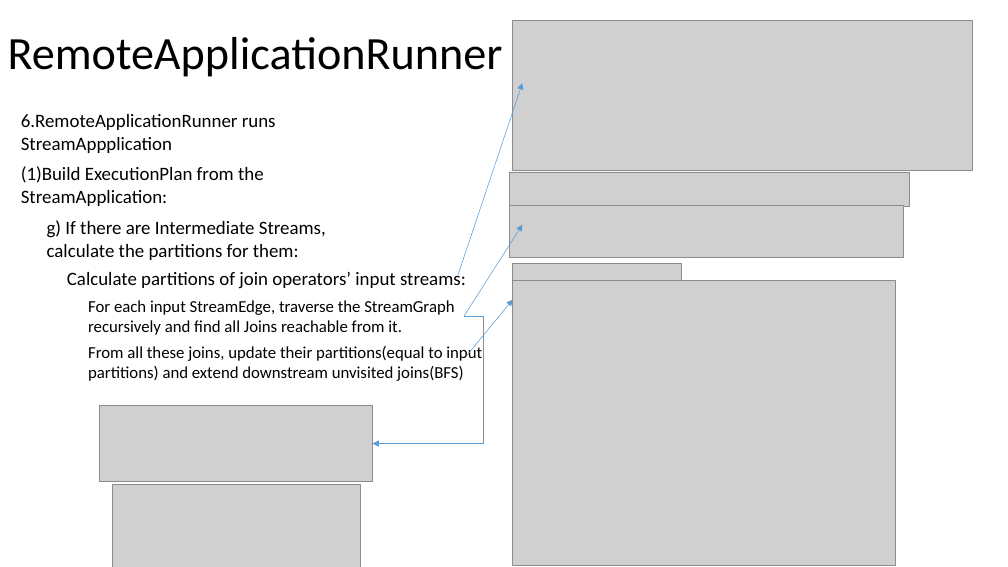
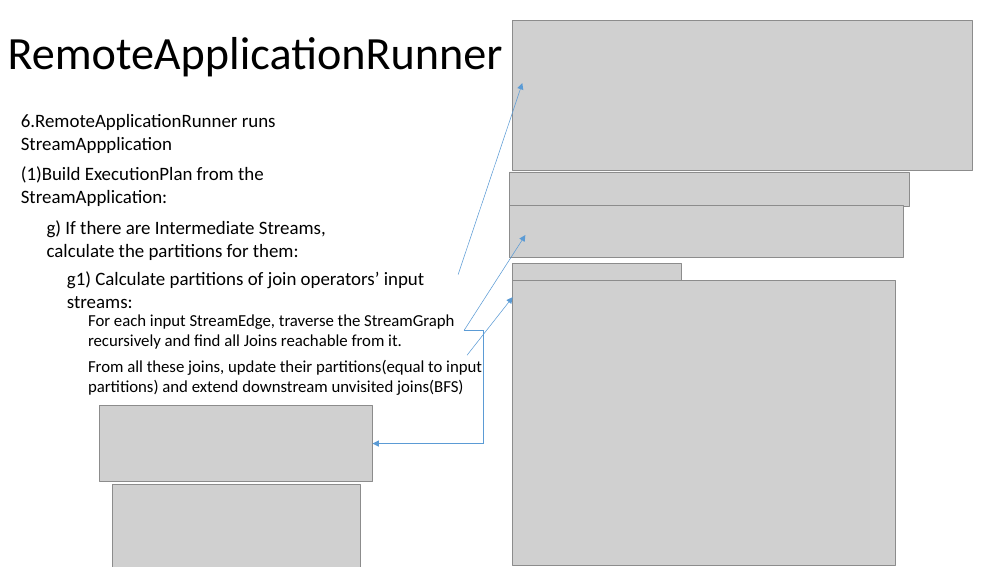
Before and after one commit to Swrrt/Samza-Documents, a slide deck: slide 59 of Documentation/SamzaStructure.pptx (slide 52 before the commit). Drawn at 1008x567 pixels with LibreOffice and Linux fonts; fonts in the diff are those of the drawing; grey boxes stand for pictures. Boxes give left, top, right and bottom in pixels: in the first picture for what was removed or moved away, otherwise in the second. Text is boxed around its words. In the diff, an @@ line names an element or a change of style, - is before the commit and + after.

Commit message:
Come to JobRunner finally!!!

```diff
--- a/Documentation/SamzaStructure.pptx
+++ b/Documentation/SamzaStructure.pptx
@@ arrow moved from (464, 316) - (523, 225) to (464, 330) - (526, 235) @@
@@ text at (x1=67, y1=271, x2=424, y2=308): text changed @@
-Calculate partitions of join operators’ input streams:
+g1) Calculate partitions of join operators’ input streams:
@@ text "For each input StreamEdge, traverse ..." moved from (x1=88, y1=300, x2=454, y2=335) to (x1=88, y1=314, x2=454, y2=349) @@
@@ text "From all these joins, update ..." moved from (x1=88, y1=344, x2=482, y2=381) to (x1=88, y1=360, x2=482, y2=395) @@
@@ elbow arrow moved from (464, 316) - (373, 444) to (464, 330) - (373, 444) @@
```
Also in this commit, not shown: 3 other slides changed, 11 slides added, 1 slide removed.
